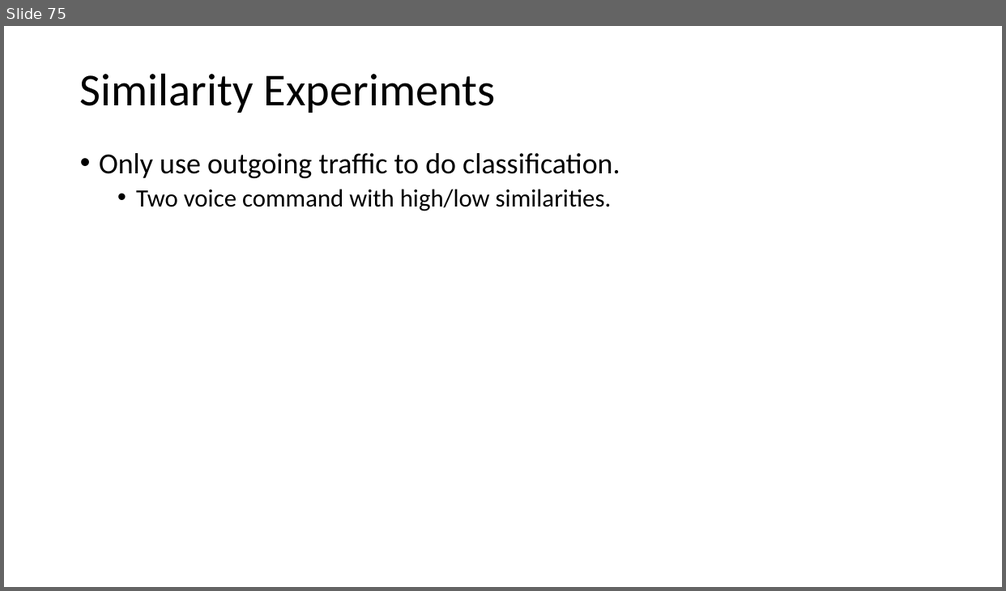
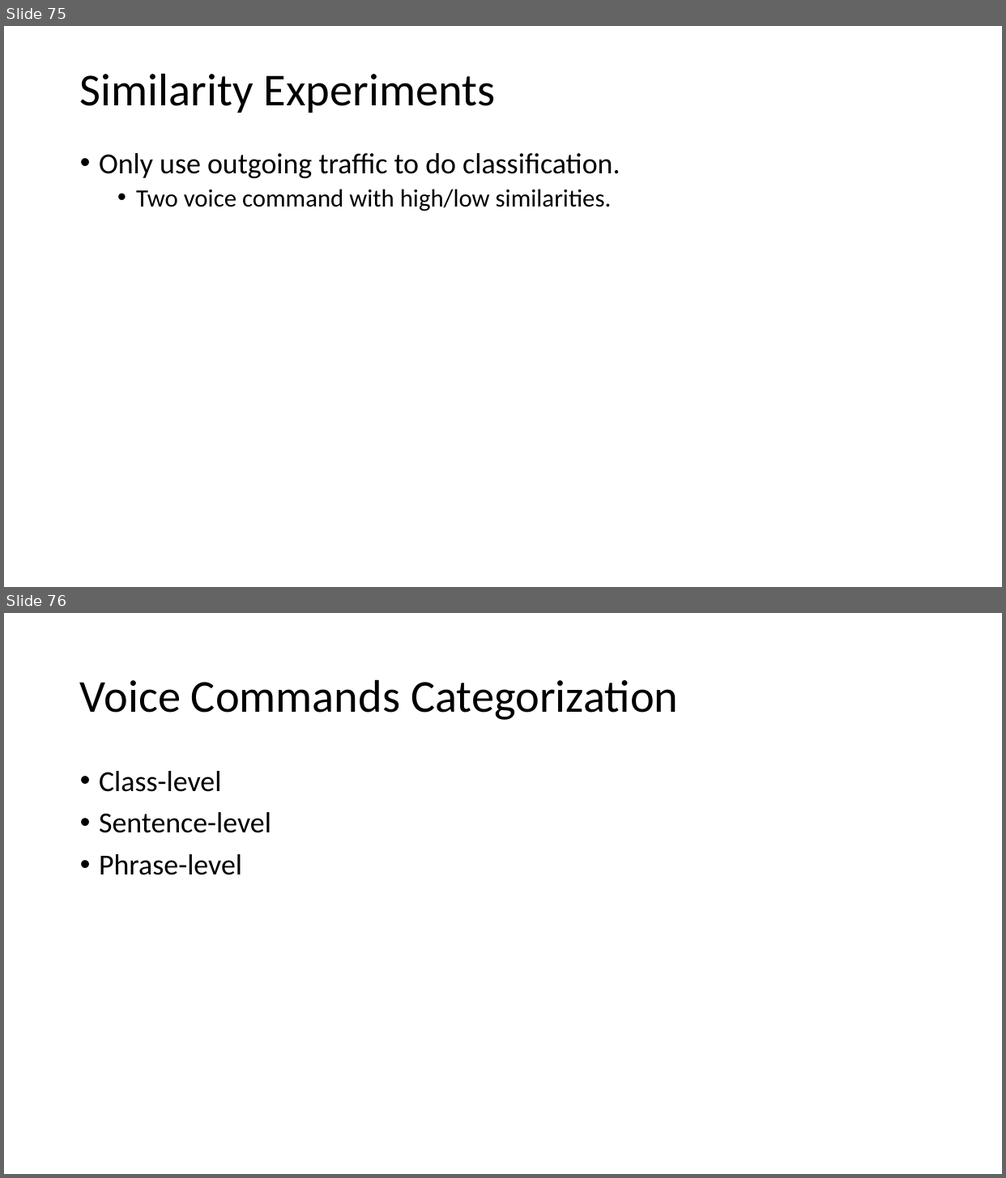
Before and after one commit to GXG-CS/voice_attack, a slide deck: note/Presentation1.pptx. Shown one above the other, each under a label of ours: slide 75 before the commit, slides 75 and 76 after it. The pictures are 1006x591 and 1006x1178 pixels, drawn with LibreOffice and Linux fonts; fonts in the diff are those of the drawing. Boxes give left, top, right and bottom in pixels: in the first picture for what was removed or moved away, otherwise in the second. Text is boxed around its words. In the diff, an @@ line names an element or a change of style, - is before the commit and + after.

Commit message:
phrase level

```diff
--- a/note/Presentation1.pptx
+++ b/note/Presentation1.pptx
@@ slide 76 added at <box>4,613,1002,1174</box>, background #FFFFFF @@
@@ title added at <box>80,679,678,720</box>, 44 pt, text #000000 @@
+Voice Commands Categorization
@@ text added at <box>99,771,271,875</box>, 28 pt, text #000000 @@
+• Class-level
+• Sentence-level
+• Phrase-level
```
Also in this commit, not shown: 3 other slides added.
